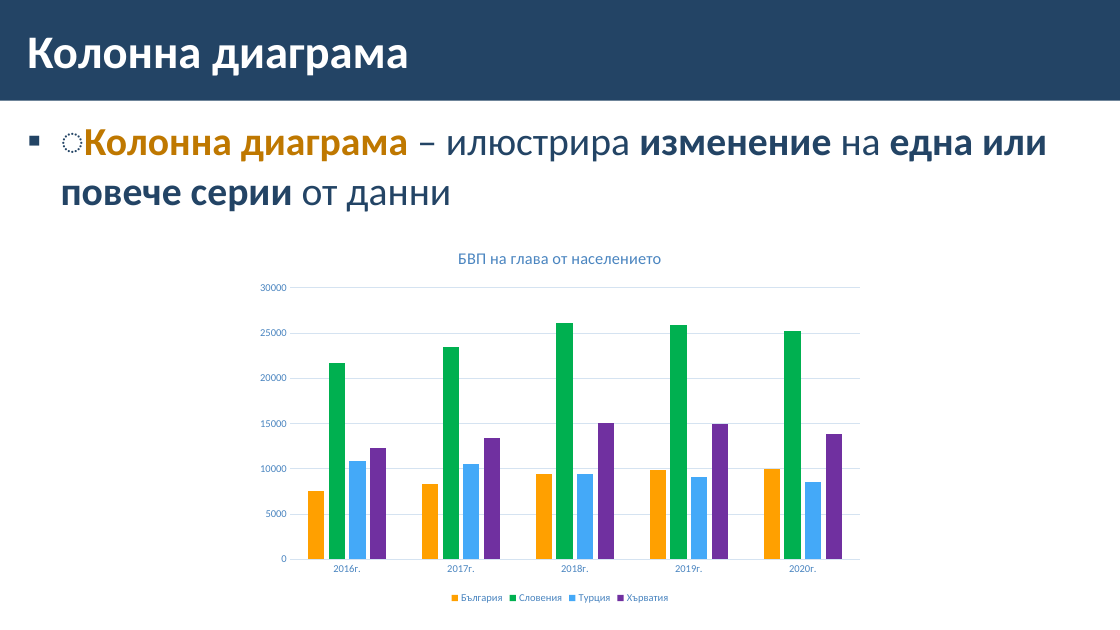
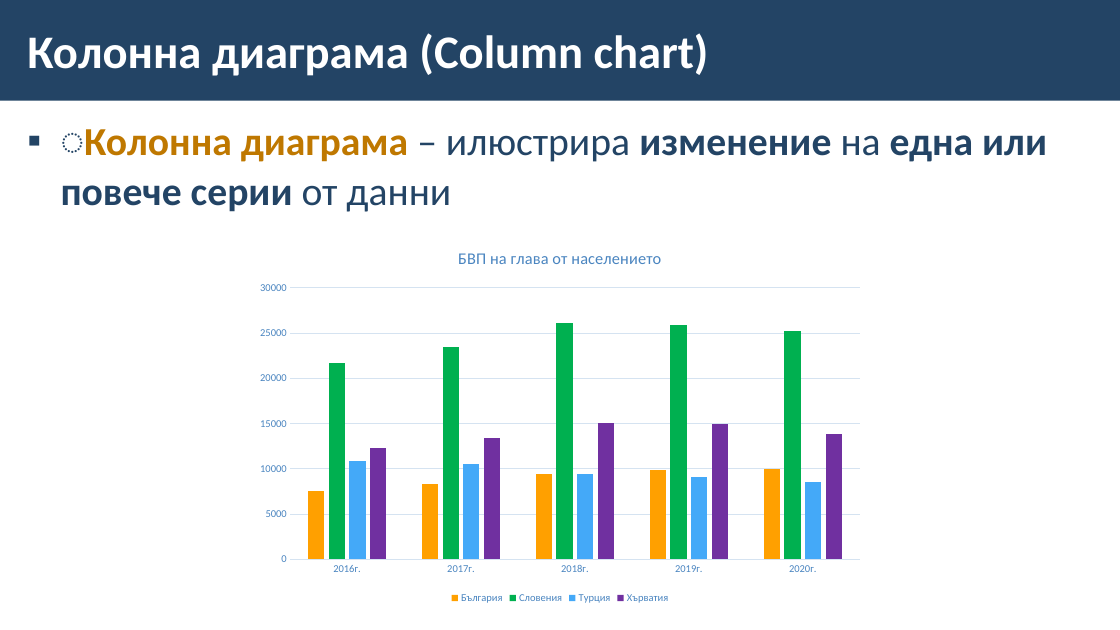
Before and after one commit to BG-IT-Edu/School-Programming, a slide deck: slide 18 of Courses/Computer-Modeling-and-IT/Computer-Modeling-and-IT-5-Class/29-Charts-and-Layout-of-Cells-and-Data/29-Charts-and-Layout-of-Cells-and-Data.pptx. Drawn at 1120x630 pixels with LibreOffice and Linux fonts; fonts in the diff are those of the drawing; background and template pictures are left out. Boxes give left, top, right and bottom in pixels: in the first picture for what was removed or moved away, otherwise in the second. Text is boxed around its words. In the diff, an @@ line names an element or a change of style, - is before the commit and + after.

Commit message:
Fixes and TODOs for charts and layout of cells and data slides

```diff
--- a/Courses/Computer-Modeling-and-IT/Computer-Modeling-and-IT-5-Class/29-Charts-and-Layout-of-Cells-and-Data/29-Charts-and-Layout-of-Cells-and-Data.pptx
+++ b/Courses/Computer-Modeling-and-IT/Computer-Modeling-and-IT-5-Class/29-Charts-and-Layout-of-Cells-and-Data/29-Charts-and-Layout-of-Cells-and-Data.pptx
@@ title at [27,33,709,76]: text changed @@
-Колонна диаграма
+Колонна диаграма (Column chart)
```
Also in this commit, not shown: 14 other slides changed.
